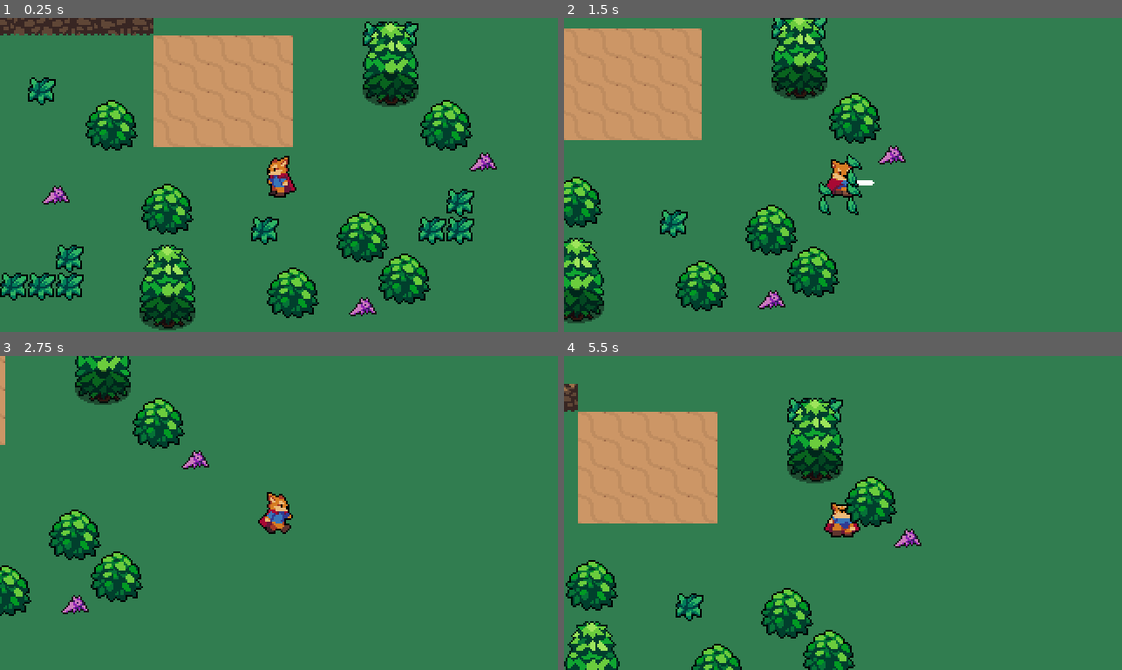
Above: before the commit, frames 1-4 (two rows, left to right).
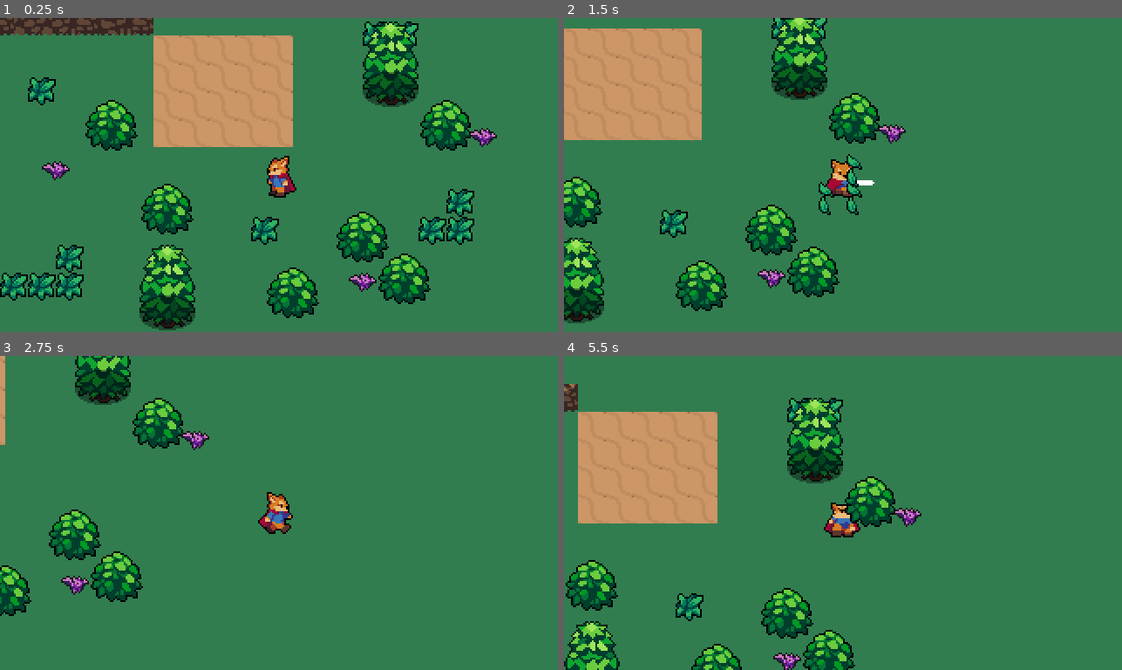
Above: after the commit, the same moments.

Repository: DMAlexander/godot-action-rpg
Game: Godot game, scene res://World.tscn
Two runs of this game, one before a commit and one after it. Both use one fixed random seed, a clock stepped at 60 frames per second and the inputs below. The project has no main scene, so this scene is started directly.
Inputs:
- Up to frame 1 (0.25 s): no input
- Up to frame 2 (1.5 s): hold Right (ui_right) 0.53-1.28 s; tap K (roll) at 0.6 s; hold Down (ui_down) from 1.28 s (still down); tap Space (attack) at 1.35 s
- Up to frame 3 (2.75 s): tap K (roll) at 1.55, 2.1 s; release Down (ui_down) at 2.03 s; hold Right (ui_right) from 2.03 s (still down)
- Up to frame 4 (5.5 s): release Right (ui_right) at 2.78 s; hold Up (ui_up) 2.78-3.53 s; tap K (roll) at 2.85, 3.8, 4.35, 5.1 s; hold Left (ui_left) 3.53-5.03 s; tap Space (attack) at 3.6 s; hold Down (ui_down) from 5.03 s (still down)

The runs differ from the first frame. In frame 1, 1.0% of the frame differs, in the area x 7-90%, y 35-95%; in frame 2, 0.7%; in frame 3, 0.7%; in frame 4, 0.5%.

Commit message:
Knockback and Enemy Bat

Diff:
--- a/Enemies/Bat.tscn
+++ b/Enemies/Bat.tscn
@@ -1,7 +1,8 @@
-[gd_scene load_steps=10 format=3 uid="uid://b2w5y4fvwqbpn"]
+[gd_scene load_steps=12 format=3 uid="uid://b2w5y4fvwqbpn"]
 
 [ext_resource type="Script" path="res://Enemies/bat.gd" id="1_k21bw"]
 [ext_resource type="Texture2D" uid="uid://p6ov3mpokpwu" path="res://Enemies/Bat.png" id="2_y8k1p"]
+[ext_resource type="PackedScene" uid="uid://b1ydx3qstwluv" path="res://Overlap/Hurtbox.tscn" id="3_2eq0t"]
 
 [sub_resource type="AtlasTexture" id="AtlasTexture_w4ggi"]
 atlas = ExtResource("2_y8k1p")
@@ -47,14 +48,34 @@
 }]
 
 [sub_resource type="CircleShape2D" id="CircleShape2D_y3fcj"]
+radius = 5.0
+
+[sub_resource type="CapsuleShape2D" id="CapsuleShape2D_8vktp"]
 radius = 9.0
 
 [node name="Bat" type="CharacterBody2D"]
+collision_layer = 64
+collision_mask = 2
 script = ExtResource("1_k21bw")
 
 [node name="AnimatedSprite2D" type="AnimatedSprite2D" parent="."]
+position = Vector2(0, -14)
 sprite_frames = SubResource("SpriteFrames_kpid8")
+autoplay = "default"
+frame_progress = 0.983168
 
 [node name="CollisionShape2D" type="CollisionShape2D" parent="."]
-position = Vector2(0, -3)
 shape = SubResource("CircleShape2D_y3fcj")
+
+[node name="Hurtbox" parent="." instance=ExtResource("3_2eq0t")]
+position = Vector2(37, -18)
+collision_layer = 8
+collision_mask = 16
+
+[node name="CollisionShape2D" parent="Hurtbox" index="0"]
+position = Vector2(-37, 8)
+shape = SubResource("CapsuleShape2D_8vktp")
+
+[connection signal="area_entered" from="Hurtbox" to="." method="_on_hurtbox_area_entered"]
+
+[editable path="Hurtbox"]
--- a/Enemies/bat.gd
+++ b/Enemies/bat.gd
@@ -1,43 +1,44 @@
-extends Node2D
+extends CharacterBody2D
 
-#const EnemyDeathEffect = preload("res://Effects/EnemyDeathEffect.tscn")
-#
-#@export var ACCELERATION = 300
-#@export var MAX_SPEED = 50
-#@export var FRICTION = 200
-#@export var WANDER_TARGET_RANGE = 4
-#
-#enum { IDLE, WANDER, CHASE }
-#
+const EnemyDeathEffect = preload("res://Effects/EnemyDeathEffect.tscn")
+
+@export var ACCELERATION = 300
+@export var MAX_SPEED = 50
+@export var FRICTION = 200
+@export var WANDER_TARGET_RANGE = 4
+
+enum { IDLE, WANDER, CHASE }
+
 #var velocity = Vector2.ZERO
-#var knockback = Vector2.ZERO
-#
-#var state = CHASE
-#
-#@onready var sprite = $AnimatedSprite
-#@onready var stats = $Stats
-#@onready var playerDetectionZone = $PlayerDetectionZone
-#@onready var hurtbox = $Hurtbox
-#@onready var softCollision = $SoftCollision
-#@onready var wanderController = $WanderController
-#@onready var animationPlayer = $AnimationPlayer
-#
-## Called when the node enters the scene tree for the first time.
-#func _ready() -> void:
-	#state = pick_random_state([IDLE, WANDER])
-#
-#
-## Called every frame. 'delta' is the elapsed time since the previous frame.
-#func _physics_process(delta: float) -> void:
-	#knockback = knockback.move_toward(Vector2.ZERO, FRICTION * delta)
-	#knockback = move_and_slide(knockback)
-	#
+var knockback = Vector2.ZERO
+
+var state = CHASE
+
+@onready var sprite = $AnimatedSprite
+@onready var stats = $Stats
+@onready var playerDetectionZone = $PlayerDetectionZone
+@onready var hurtbox = $Hurtbox
+@onready var softCollision = $SoftCollision
+@onready var wanderController = $WanderController
+@onready var animationPlayer = $AnimationPlayer
+
+# Called when the node enters the scene tree for the first time.
+func _ready() -> void:
+	state = pick_random_state([IDLE, WANDER])
+
+
+# Called every frame. 'delta' is the elapsed time since the previous frame.
+func _physics_process(delta: float) -> void:
+	velocity = velocity.move_toward(Vector2.ZERO, FRICTION * delta)
+	move_and_slide()
+#	knockback = move_and_slide(knockback)
+
 	#match state:
 		#IDLE:
 			#velocity = velocity.move_toward(Vector2.ZERO, FRICTION * delta)
 			#seek_player()
 			#if wanderController.get_time_left() == 0:
-				#update_wainder()
+				#update_wander()
 		#WANDER:
 			#seek_player()
 			#if wanderController.get_time_left() == 0:
@@ -53,41 +54,47 @@
 				#state = IDLE
 				#
 	#if softCollision.is_colliding():
-		#velocity += softCollision.get_push_vector() * dleta * 400
-	#velocity = move_and_slide(velocity)
-	#
-#
-#func accelerate_towards_point(point, delta):
-	#var direction = global_position.direction_to(point)
-	#velocity = velocity.mvoe_toward(direction * MAX_SPEED, ACCELERATION * delta)
-	#sprite.flip_h = velocity.x < 0
-	#
-#func seek_player():
-	#if playerdetectionZone.can_see_player():
-		#state = CHASE
-#
-#func update_wander():
-	#state = pick_random_state([IDLE, WANDER])
-	#wanderController.start_wander_timer(rand_range(1, 3))
-	#
-#func pick_random_state(state_list):
-	#state_list.shuffle()
-	#return state_list.pop_front()
-	#
-#func _on_Hurtbox_area_entered(area):
-	#stats.health -= area.damage
-	#knockback = area.knockback_vector * 150
-	#hurtbox.create_hit_effect()
-	#hurtbox.start_invincibility(0.4)
-	#
-#func _on_Stats_no_health():
-	#queue_free()
-	#var enemyDeathEffect = EnemyDeathEffect.instance()
-	#get_parent().add_child(enemyDeathEffect)
-	#enemyDeathEffect.global_position = global_position
-	#
-#func _on_Hurtbox_invincibility_start():
-	#animationPlayer.play("Start")
-	#
-#func _on_Hurtbox_invincibility_ended():
-	#animationPlayer.play("Stop")
+		#velocity += softCollision.get_push_vector() * delta * 400
+	#move_and_slide()
+#	velocity = move_and_slide(velocity)
+
+
+func accelerate_towards_point(point, delta):
+	var direction = global_position.direction_to(point)
+	velocity = velocity.move_toward(direction * MAX_SPEED, ACCELERATION * delta)
+	sprite.flip_h = velocity.x < 0
+
+func seek_player():
+	if playerDetectionZone.can_see_player():
+		state = CHASE
+
+func update_wander():
+	state = pick_random_state([IDLE, WANDER])
+	wanderController.start_wander_timer(randf_range(1, 3))
+
+func pick_random_state(state_list):
+	state_list.shuffle()
+	return state_list.pop_front()
+
+func _on_Hurtbox_area_entered(area):
+	stats.health -= area.damage
+	knockback = area.knockback_vector * 150
+	hurtbox.create_hit_effect()
+	hurtbox.start_invincibility(0.4)
+
+func _on_Stats_no_health():
+	queue_free()
+	var enemyDeathEffect = EnemyDeathEffect.instance()
+	get_parent().add_child(enemyDeathEffect)
+	enemyDeathEffect.global_position = global_position
+
+func _on_Hurtbox_invincibility_start():
+	animationPlayer.play("Start")
+
+func _on_Hurtbox_invincibility_ended():
+	animationPlayer.play("Stop")
+
+
+func _on_hurtbox_area_entered(area: Area2D) -> void:
+	velocity = area.knockback_vector * 120
+#	queue_free()
--- a/Player/Player.tscn
+++ b/Player/Player.tscn
@@ -1,8 +1,9 @@
-[gd_scene load_steps=52 format=3 uid="uid://cps2uvpja6xto"]
+[gd_scene load_steps=53 format=3 uid="uid://cps2uvpja6xto"]
 
 [ext_resource type="Script" path="res://Player/player.gd" id="1_dviho"]
 [ext_resource type="Texture2D" uid="uid://cqco6ap4tjlro" path="res://Player/Player.png" id="2_bf052"]
 [ext_resource type="PackedScene" uid="uid://c8xlvta7rf4v3" path="res://Overlap/Hitbox.tscn" id="3_3lbpp"]
+[ext_resource type="Script" path="res://Player/SwordHitbox.gd" id="4_gl1f8"]
 
 [sub_resource type="CapsuleShape2D" id="CapsuleShape2D_qteft"]
 radius = 4.0
@@ -283,6 +284,74 @@
 "values": [true]
 }
 
+[sub_resource type="Animation" id="Animation_ly1fu"]
+resource_name = "RollDown"
+length = 0.5
+step = 0.1
+tracks/0/type = "value"
+tracks/0/imported = false
+tracks/0/enabled = true
+tracks/0/path = NodePath("Sprite2D:frame")
+tracks/0/interp = 1
+tracks/0/loop_wrap = true
+tracks/0/keys = {
+"times": PackedFloat32Array(0, 0.1, 0.2, 0.3, 0.4),
+"transitions": PackedFloat32Array(1, 1, 1, 1, 1),
+"update": 1,
+"values": [55, 56, 57, 58, 59]
+}
+
+[sub_resource type="Animation" id="Animation_wygjy"]
+resource_name = "RollLeft"
+length = 0.5
+step = 0.1
+tracks/0/type = "value"
+tracks/0/imported = false
+tracks/0/enabled = true
+tracks/0/path = NodePath("Sprite2D:frame")
+tracks/0/interp = 1
+tracks/0/loop_wrap = true
+tracks/0/keys = {
+"times": PackedFloat32Array(0, 0.1, 0.2, 0.3, 0.4),
+"transitions": PackedFloat32Array(1, 1, 1, 1, 1),
+"update": 1,
+"values": [50, 51, 52, 53, 54]
+}
+
+[sub_resource type="Animation" id="Animation_cjol7"]
+resource_name = "RollRight"
+length = 0.5
+step = 0.1
+tracks/0/type = "value"
+tracks/0/imported = false
+tracks/0/enabled = true
+tracks/0/path = NodePath("Sprite2D:frame")
+tracks/0/interp = 1
+tracks/0/loop_wrap = true
+tracks/0/keys = {
+"times": PackedFloat32Array(0, 0.1, 0.2, 0.3, 0.4),
+"transitions": PackedFloat32Array(1, 1, 1, 1, 1),
+"update": 1,
+"values": [40, 41, 42, 43, 44]
+}
+
+[sub_resource type="Animation" id="Animation_cdd8w"]
+resource_name = "RollUp"
+length = 0.5
+step = 0.1
+tracks/0/type = "value"
+tracks/0/imported = false
+tracks/0/enabled = true
+tracks/0/path = NodePath("Sprite2D:frame")
+tracks/0/interp = 1
+tracks/0/loop_wrap = true
+tracks/0/keys = {
+"times": PackedFloat32Array(0, 0.1, 0.2, 0.3, 0.4),
+"transitions": PackedFloat32Array(1, 1, 1, 1, 1),
+"update": 1,
+"values": [45, 46, 47, 48, 49]
+}
+
 [sub_resource type="Animation" id="Animation_6ew4r"]
 resource_name = "RunDown"
 length = 0.6
@@ -353,74 +422,6 @@
 "transitions": PackedFloat32Array(1, 1, 1, 1, 1, 1),
 "update": 1,
 "values": [6, 7, 8, 9, 10, 11]
-}
-
-[sub_resource type="Animation" id="Animation_ly1fu"]
-resource_name = "RollDown"
-length = 0.5
-step = 0.1
-tracks/0/type = "value"
-tracks/0/imported = false
-tracks/0/enabled = true
-tracks/0/path = NodePath("Sprite2D:frame")
-tracks/0/interp = 1
-tracks/0/loop_wrap = true
-tracks/0/keys = {
-"times": PackedFloat32Array(0, 0.1, 0.2, 0.3, 0.4),
-"transitions": PackedFloat32Array(1, 1, 1, 1, 1),
-"update": 1,
-"values": [55, 56, 57, 58, 59]
-}
-
-[sub_resource type="Animation" id="Animation_wygjy"]
-resource_name = "RollLeft"
-length = 0.5
-step = 0.1
-tracks/0/type = "value"
-tracks/0/imported = false
-tracks/0/enabled = true
-tracks/0/path = NodePath("Sprite2D:frame")
-tracks/0/interp = 1
-tracks/0/loop_wrap = true
-tracks/0/keys = {
-"times": PackedFloat32Array(0, 0.1, 0.2, 0.3, 0.4),
-"transitions": PackedFloat32Array(1, 1, 1, 1, 1),
-"update": 1,
-"values": [50, 51, 52, 53, 54]
-}
-
-[sub_resource type="Animation" id="Animation_cdd8w"]
-resource_name = "RollUp"
-length = 0.5
-step = 0.1
-tracks/0/type = "value"
-tracks/0/imported = false
-tracks/0/enabled = true
-tracks/0/path = NodePath("Sprite2D:frame")
-tracks/0/interp = 1
-tracks/0/loop_wrap = true
-tracks/0/keys = {
-"times": PackedFloat32Array(0, 0.1, 0.2, 0.3, 0.4),
-"transitions": PackedFloat32Array(1, 1, 1, 1, 1),
-"update": 1,
-"values": [45, 46, 47, 48, 49]
-}
-
-[sub_resource type="Animation" id="Animation_cjol7"]
-resource_name = "RollRight"
-length = 0.5
-step = 0.1
-tracks/0/type = "value"
-tracks/0/imported = false
-tracks/0/enabled = true
-tracks/0/path = NodePath("Sprite2D:frame")
-tracks/0/interp = 1
-tracks/0/loop_wrap = true
-tracks/0/keys = {
-"times": PackedFloat32Array(0, 0.1, 0.2, 0.3, 0.4),
-"transitions": PackedFloat32Array(1, 1, 1, 1, 1),
-"update": 1,
-"values": [40, 41, 42, 43, 44]
 }
 
 [sub_resource type="AnimationLibrary" id="AnimationLibrary_1ece5"]
@@ -578,6 +579,7 @@
 
 [node name="Player" type="CharacterBody2D"]
 collision_layer = 2
+collision_mask = 65
 script = ExtResource("1_dviho")
 
 [node name="Sprite2D" type="Sprite2D" parent="."]
@@ -610,6 +612,7 @@
 position = Vector2(15, 0)
 collision_layer = 22
 collision_mask = 9
+script = ExtResource("4_gl1f8")
 
 [node name="CollisionShape2D" parent="HitboxPivot/SwordHitbox" index="0"]
 position = Vector2(2.38419e-07, -9.53674e-07)
--- a/Player/player.gd
+++ b/Player/player.gd
@@ -17,9 +17,11 @@
 @onready var animation_player: AnimationPlayer = $AnimationPlayer
 @onready var animation_tree: AnimationTree = $AnimationTree
 @onready var animationState = animation_tree.get("parameters/playback")
+@onready var sword_hitbox: Area2D = $HitboxPivot/SwordHitbox
 
 func _ready():
 	animation_tree.active = true
+	sword_hitbox.knockback_vector = roll_vector
 
 func _physics_process(delta):
 	match state:
@@ -38,6 +40,7 @@
 
 	if input_vector != Vector2.ZERO:
 		roll_vector = input_vector
+		sword_hitbox.knockback_vector = input_vector
 		animation_tree.set("parameters/Idle/blend_position", input_vector)
 		animation_tree.set("parameters/Run/blend_position", input_vector)
 		animation_tree.set("parameters/Attack/blend_position", input_vector)
--- a/project.godot
+++ b/project.godot
@@ -76,6 +76,7 @@
 2d_physics/layer_4="EnemyHurtbox"
 2d_physics/layer_5="PlayerHitbox"
 2d_physics/layer_6="EnemyHitbox"
+2d_physics/layer_7="Enemy"
 
 [rendering]
 
